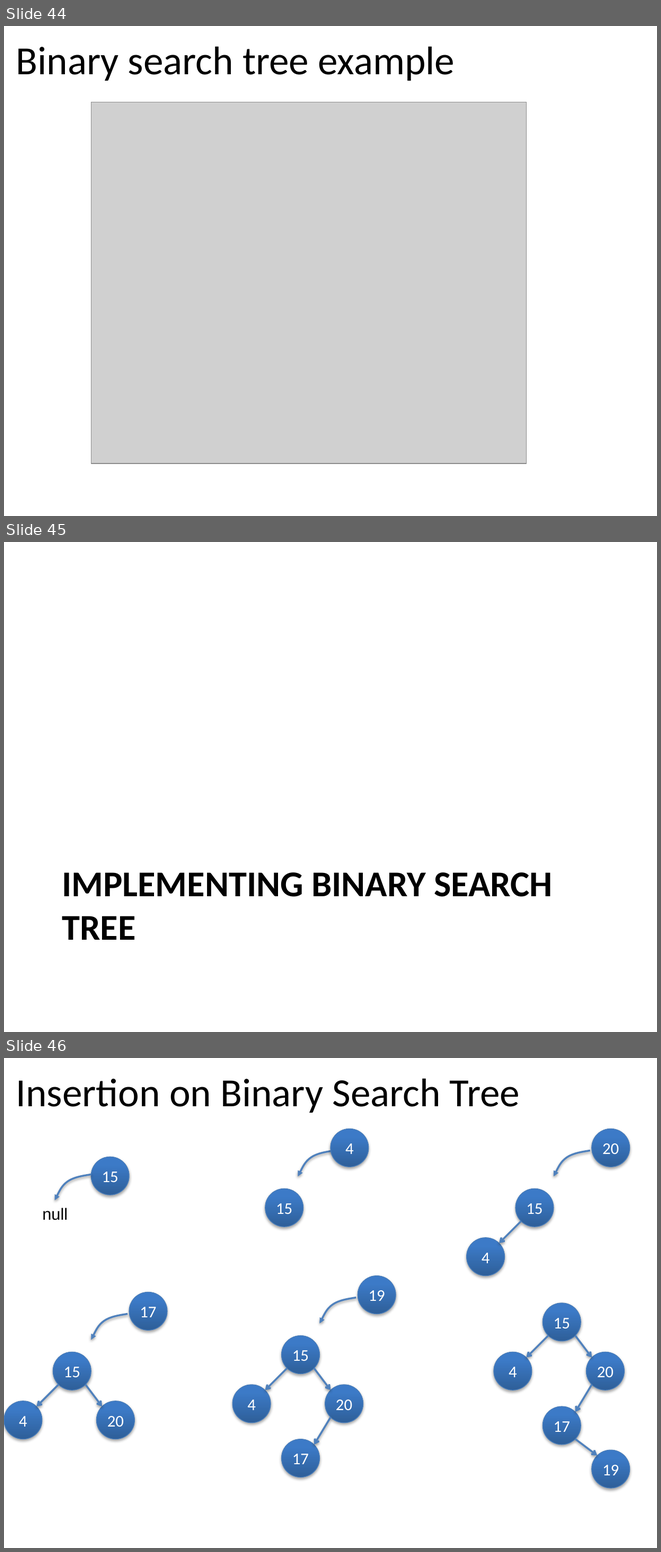
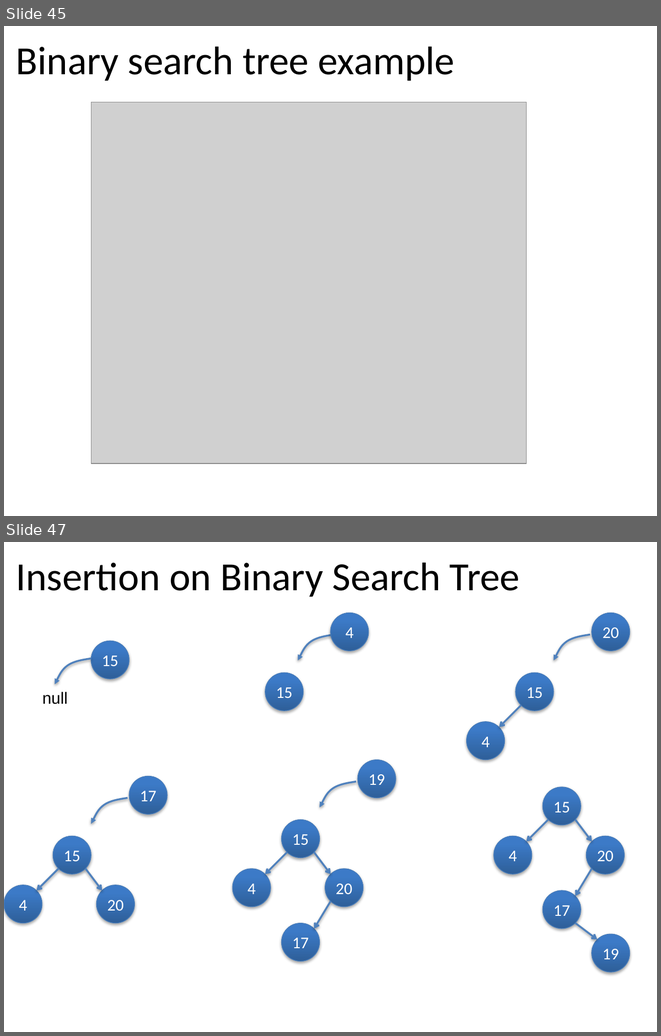
Before and after one commit to tutrunghieu/dsa-2017-java-tutorial, a slide deck: dsa2017-java-online/handouts/data-day05/Lecture 06 - Chapter 06 - Binary Trees - Day 1.pptx. Shown one above the other, each under a label of ours: slides 44, 45 and 46 before the commit, slides 45 and 47 after it; the slides between them are not shown. The pictures are 661x1552 and 661x1036 pixels, drawn with LibreOffice and Linux fonts; fonts in the diff are those of the drawing; grey boxes stand for pictures. Boxes give left, top, right and bottom in pixels: in the first picture for what was removed or moved away, otherwise in the second. Text is boxed around its words. In the diff, an @@ line names an element or a change of style, - is before the commit and + after.

```diff
--- a/dsa2017-java-online/handouts/data-day05/Lecture 06 - Chapter 06 - Binary Trees - Day 1.pptx
+++ b/dsa2017-java-online/handouts/data-day05/Lecture 06 - Chapter 06 - Binary Trees - Day 1.pptx
@@ slide 45 removed at (4,542,657,1032), background #FFFFFF @@
@@ title removed at (62,872,553,940) @@
-IMPLEMENTING BINARY SEARCH TREE
@@ what was slide 44 is now slide 45 @@
@@ what was slide 46 is now slide 47 @@
```
Also in this commit, not shown: 7 slides changed, 4 slides added, 3 other slides removed, 6 other files.
